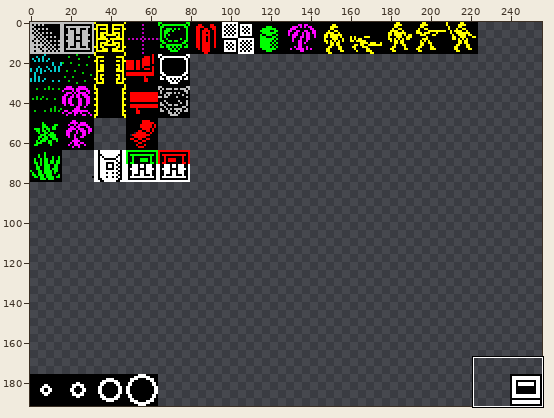
Edited in one commit: pixel-art file (data/graph/originals/tiles_many.ase). The picture above shows the old version from afar; the outline marks the close-up.
Close-up. As it was:
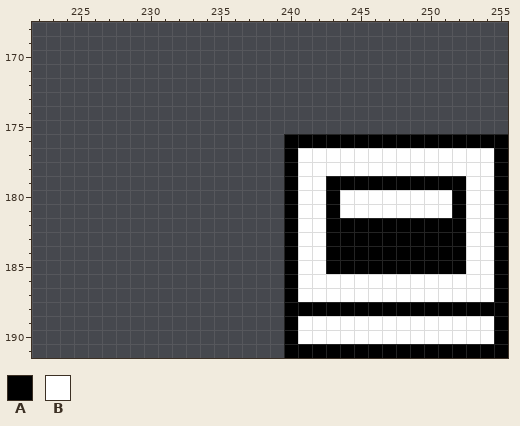
256x192 pixels, 1 frame. Colours within 5 levels of each other are drawn and written as one. Shown: x 222..255, y 168..191. The commit also changed other parts of the picture, which this record leaves out.
Palette (. is transparent): A #000000  B #ffffff
Pixels before, first column x 240:
176 AAAAAAAAAAAAAAAA
177 ABBBBBBBBBBBBBBA
178 ABBBBBBBBBBBBBBA
179 ABBAAAAAAAAAABBA
180 ABBABBBBBBBBABBA
181 ABBABBBBBBBBABBA
182 ABBAAAAAAAAAABBA
183 ABBAAAAAAAAAABBA
184 ABBAAAAAAAAAABBA
185 ABBAAAAAAAAAABBA
186 ABBBBBBBBBBBBBBA
187 ABBBBBBBBBBBBBBA
188 AAAAAAAAAAAAAAAA
189 ABBBBBBBBBBBBBBA
190 ABBBBBBBBBBBBBBA
191 AAAAAAAAAAAAAAAA
The same view after the edit:
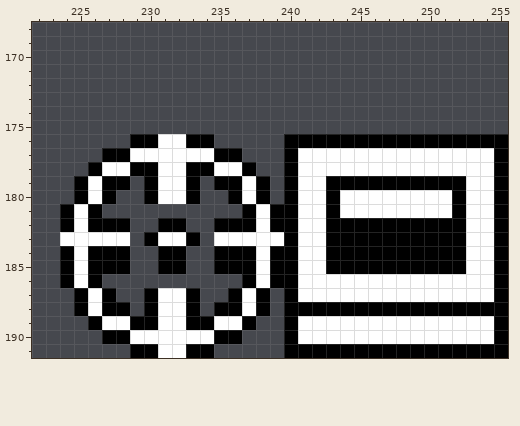
The edit:
{"y":176,"x":229,"old":"......","new":"AABBAA"}
{"y":177,"x":227,"old":"..........","new":"AABBBBBBAA"}
{"y":178,"x":226,"old":"............","new":"ABBAABBAABBA"}
{"y":179,"x":225,"old":"....","new":"ABAA"}
{"y":179,"x":230,"old":"....","new":"ABBA"}
{"y":179,"x":235,"old":"....","new":"AABA"}
{"y":180,"x":225,"old":"...","new":"ABA"}
{"y":180,"x":230,"old":"....","new":"ABBA"}
{"y":180,"x":236,"old":"...","new":"ABA"}
{"y":181,"x":224,"old":"...","new":"ABA"}
{"y":181,"x":237,"old":"...","new":"ABA"}
{"y":182,"x":224,"old":".....","new":"ABAAA"}
{"y":182,"x":231,"old":"..","new":"AA"}
{"y":182,"x":235,"old":".....","new":"AAABA"}
{"y":183,"x":224,"old":".....","new":"BBBBB"}
{"y":183,"x":230,"old":"....","new":"ABBA"}
{"y":183,"x":235,"old":".....","new":"BBBBB"}
{"y":184,"x":224,"old":".....","new":"ABAAA"}
{"y":184,"x":231,"old":"..","new":"AA"}
{"y":184,"x":235,"old":".....","new":"AAABA"}
{"y":185,"x":224,"old":".....","new":"ABAAA"}
{"y":185,"x":231,"old":"..","new":"AA"}
{"y":185,"x":235,"old":".....","new":"AAABA"}
{"y":186,"x":224,"old":"...","new":"ABA"}
{"y":186,"x":237,"old":"...","new":"ABA"}
{"y":187,"x":225,"old":"...","new":"ABA"}
{"y":187,"x":230,"old":"....","new":"ABBA"}
{"y":187,"x":236,"old":"...","new":"ABA"}
{"y":188,"x":225,"old":"....","new":"ABAA"}
{"y":188,"x":230,"old":"....","new":"ABBA"}
{"y":188,"x":235,"old":"....","new":"AABA"}
{"y":189,"x":226,"old":"............","new":"ABBAABBAABBA"}
{"y":190,"x":227,"old":"..........","new":"AABBBBBBAA"}
{"y":191,"x":229,"old":"......","new":"AABBAA"}
